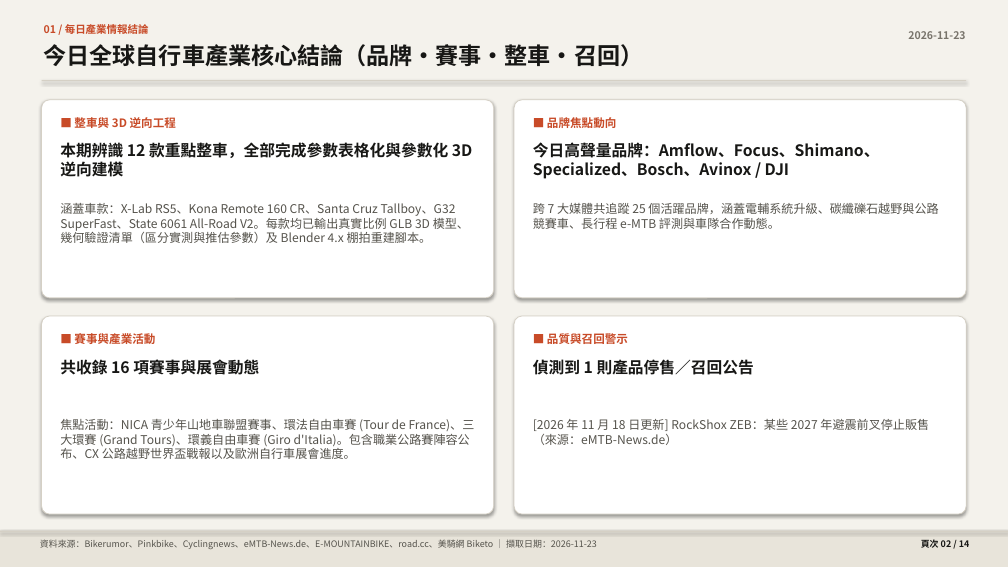
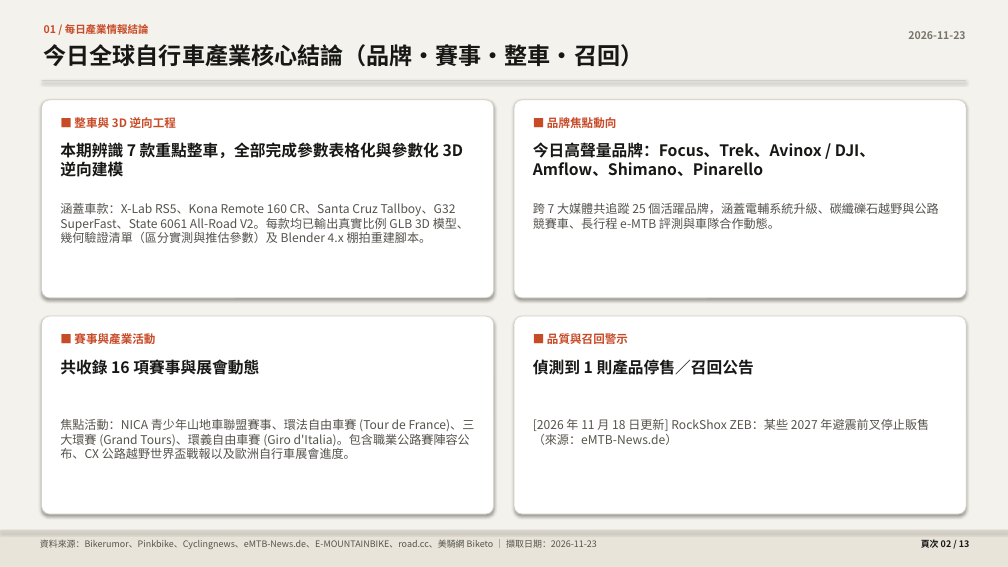
Before and after one commit to pc007ya/BikeResearch-Daily, a slide deck: slide 2 of docs/data/archive/2026-11-23_briefing.pptx. Drawn at 1008x567 pixels with LibreOffice and Linux fonts; fonts in the diff are those of the drawing. Boxes give left, top, right and bottom in pixels: in the first picture for what was removed or moved away, otherwise in the second. Text is boxed around its words. In the diff, an @@ line names an element or a change of style, - is before the commit and + after.

```diff
--- a/docs/data/archive/2026-11-23_briefing.pptx
+++ b/docs/data/archive/2026-11-23_briefing.pptx
@@ text at <box>60,141,464,181</box>: text changed @@
-本期辨識 12 款重點整車，全部完成參數表格化與參數化 3D 逆向建模
+本期辨識 7 款重點整車，全部完成參數表格化與參數化 3D 逆向建模
@@ text at <box>533,142,875,176</box>: text changed @@
-今日高聲量品牌：Amflow、Focus、Shimano、Specialized、Bosch、Avinox / DJI
+今日高聲量品牌：Focus、Trek、Avinox / DJI、Amflow、Shimano、Pinarello
```
Also in this commit, not shown: 12 other slides changed, 1 slide removed, 45 other files.
